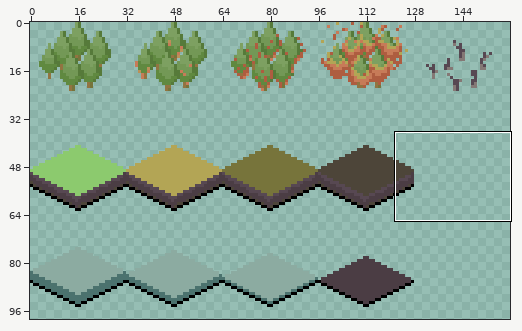
Two states of a sprite sheet, bhx/Graphix/tiles.png. The picture above shows the old version from afar; the outline marks the close-up.
Close-up. As it was:
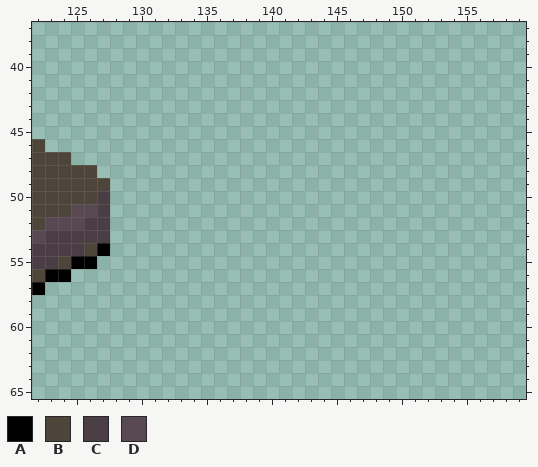
The file is 160x192 pixels. Shown: x 122..159, y 37..65. The wide view leaves out empty margins.
Palette (. is transparent): A #000000  B #4d4539  C #4b3d44  D #574852
Pixels before, first column x 122:
46 B.....
47 BBB...
48 BBBBB.
49 BBBBBB
50 BBBBBC
51 BBBDDC
52 BDDDCC
53 DCCCCC
54 CCCCBA
55 CCBAA.
56 BAA...
57 A.....
The same view after the edit:
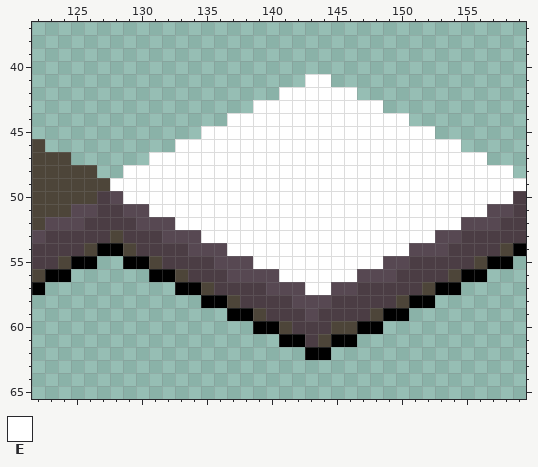
Colours new in this view: E #ffffff
Diff:
Changed rows in their new state; - is an unchanged pixel.
first column x 128:
41 ---------------EE---------------
42 -------------EEEEEE-------------
43 -----------EEEEEEEEEE-----------
44 ---------EEEEEEEEEEEEEE---------
45 -------EEEEEEEEEEEEEEEEEE-------
46 -----EEEEEEEEEEEEEEEEEEEEEE-----
47 ---EEEEEEEEEEEEEEEEEEEEEEEEEE---
48 -EEEEEEEEEEEEEEEEEEEEEEEEEEEEEE-
49 EEEEEEEEEEEEEEEEEEEEEEEEEEEEEEEE
50 DEEEEEEEEEEEEEEEEEEEEEEEEEEEEEEC
51 CDDEEEEEEEEEEEEEEEEEEEEEEEEEEDDC
52 CCDDDEEEEEEEEEEEEEEEEEEEEEEDDDCC
53 BCCCDDDEEEEEEEEEEEEEEEEEEDDCCCCC
54 ABCCCCDDDEEEEEEEEEEEEEEDDDCCCCBA
55 -AABCCCCDDDEEEEEEEEEEDDCCCCCBAA-
56 ---AABCCCDDDDEEEEEEDDDCCCCBAA---
57 -----AABCCCCDDDEEDDCCCCCBAA-----
58 -------AABCCCCDDDCCCCCBAA-------
59 ---------AABCCCDCCCCBAA---------
60 -----------AABCCCBBAA-----------
61 -------------AACBAA-------------
62 ---------------AA---------------
